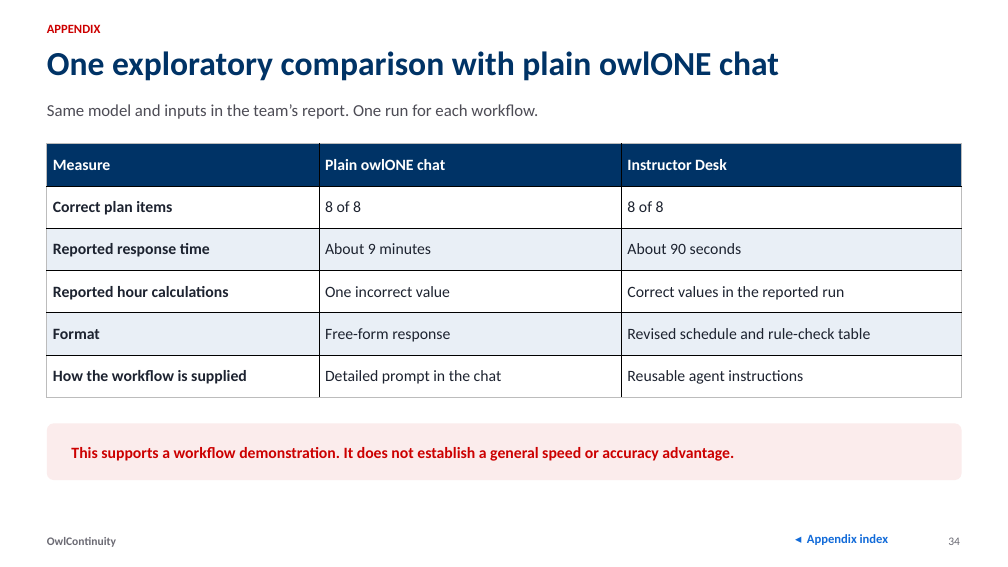
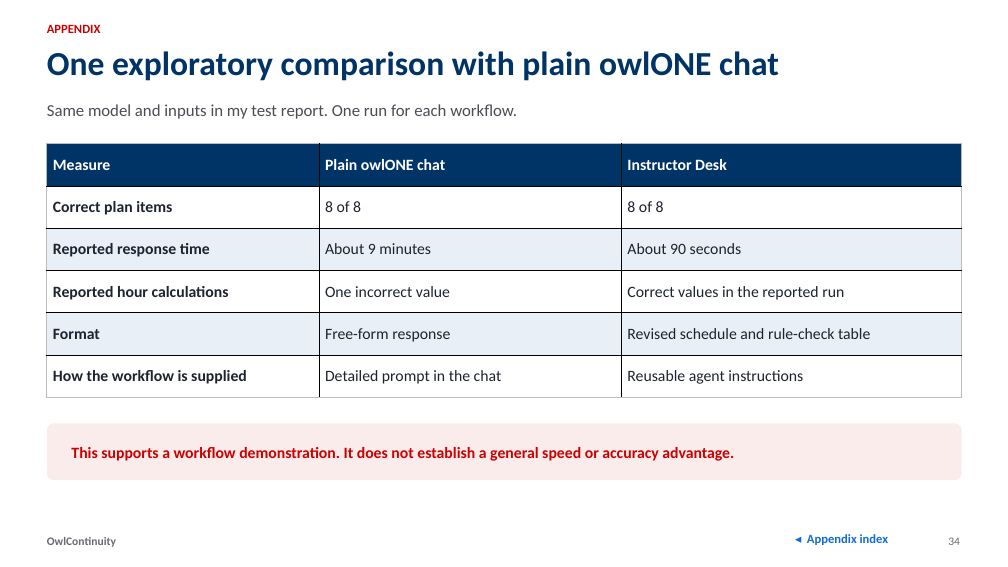
Before and after one commit to tanviranjumjoarder/OwlContinuity, a slide deck: slide 34 of deck/OwlContinuity_Detailed_Deck.pptx. Drawn at 1008x567 pixels with LibreOffice and Linux fonts; fonts in the diff are those of the drawing. Boxes give left, top, right and bottom in pixels: in the first picture for what was removed or moved away, otherwise in the second. Text is boxed around its words. In the diff, an @@ line names an element or a change of style, - is before the commit and + after.

Commit message:
Use solo wording across the README, decks, PDFs, demo pages and video

```diff
--- a/deck/OwlContinuity_Detailed_Deck.pptx
+++ b/deck/OwlContinuity_Detailed_Deck.pptx
@@ text at (47,104,517,119): text changed @@
-Same model and inputs in the team’s report. One run for each workflow.
+Same model and inputs in my test report. One run for each workflow.
```
Also in this commit, not shown: 10 other slides changed, 30 other files.
